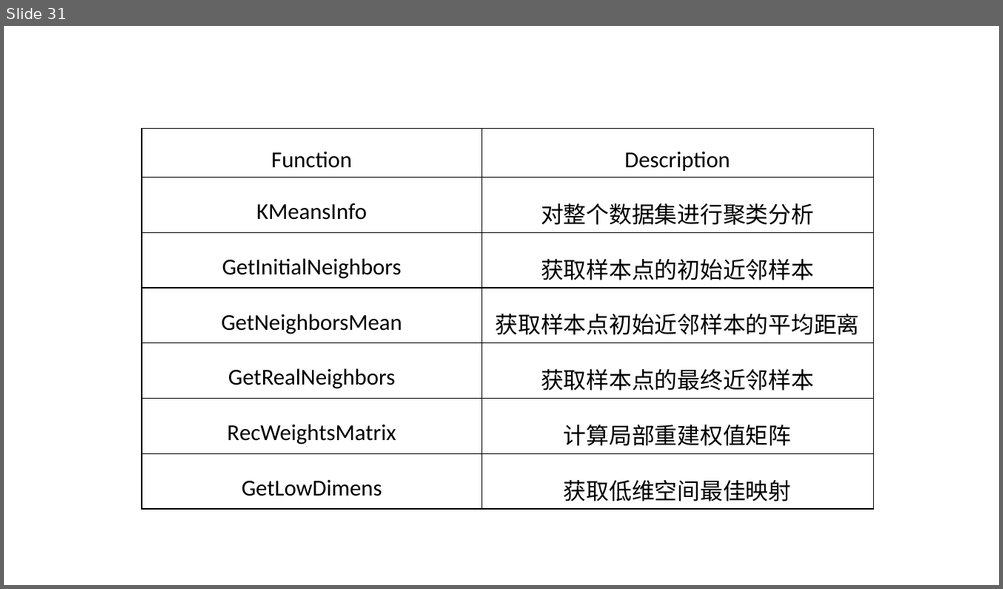
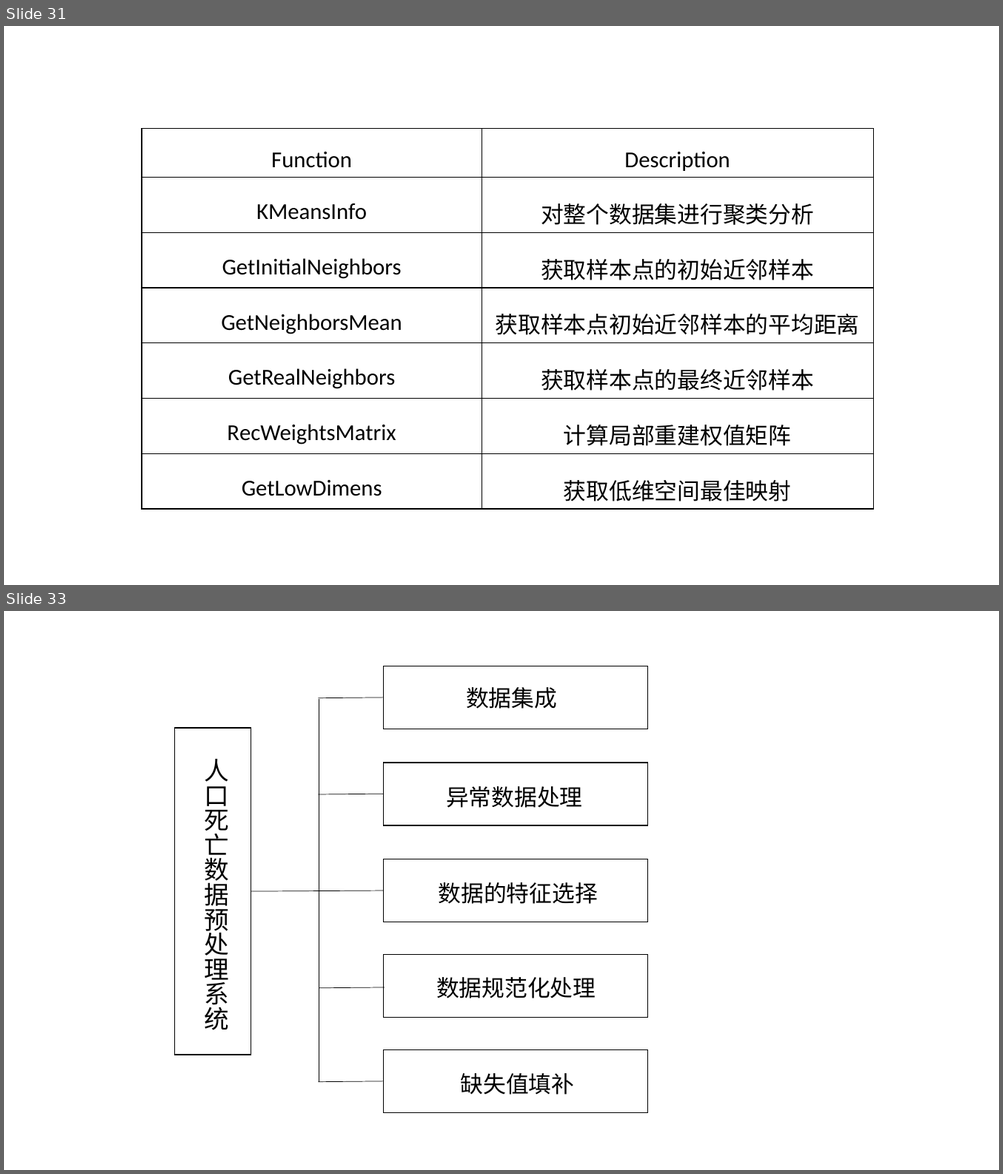
Before and after one commit to shinne/graduation, a slide deck: 毕设论文相关/我的相关/ppt/allPPT.pptx. Shown one above the other, each under a label of ours: slide 31 before the commit, slides 31 and 33 after it; the slides between them are not shown. The pictures are 1003x589 and 1003x1174 pixels, drawn with LibreOffice and Linux fonts; fonts in the diff are those of the drawing. Boxes give left, top, right and bottom in pixels: in the first picture for what was removed or moved away, otherwise in the second. Text is boxed around its words. In the diff, an @@ line names an element or a change of style, - is before the commit and + after.

Commit message:
人口死亡

```diff
--- a/毕设论文相关/我的相关/ppt/allPPT.pptx
+++ b/毕设论文相关/我的相关/ppt/allPPT.pptx
@@ slide 33 added at (4, 611, 999, 1170), background #FFFFFF @@
@@ rectangle added at (384, 667, 648, 729), outline #000000 1 pt @@
@@ line added from (318, 698) to (384, 698), #000000 0.5 pt @@
@@ line added from (318, 699) to (318, 1082), #000000 0.5 pt @@
@@ text added at (466, 687, 557, 709), 22 pt, text #000000 @@
+数据集成
@@ rectangle added at (175, 728, 251, 1055), outline #000000 1 pt @@
@@ text added at (205, 759, 230, 1031), 24 pt, text #000000 @@
+人口死亡数据预处理系统
@@ rectangle added at (384, 763, 648, 825), outline #000000 1 pt @@
@@ text added at (446, 786, 582, 808), 22 pt, text #000000 @@
+异常数据处理
@@ line added from (318, 795) to (384, 794), #000000 0.5 pt @@
@@ rectangle added at (384, 860, 648, 922), outline #000000 1 pt @@
@@ line added from (251, 891) to (384, 891), #000000 0.5 pt @@
@@ text added at (438, 883, 597, 904), 22 pt, text #000000 @@
+数据的特征选择
@@ rectangle added at (384, 955, 648, 1017), outline #000000 1 pt @@
@@ line added from (318, 988) to (384, 988), #000000 0.5 pt @@
@@ text added at (436, 977, 595, 999), 22 pt, text #000000 @@
+数据规范化处理
@@ rectangle added at (384, 1051, 648, 1113), outline #000000 1 pt @@
@@ text added at (461, 1073, 575, 1095), 22 pt, text #000000 @@
+缺失值填补
@@ line added from (318, 1082) to (384, 1082), #000000 0.5 pt @@
```
Also in this commit, not shown: 1 other slide added, 3 other files.
